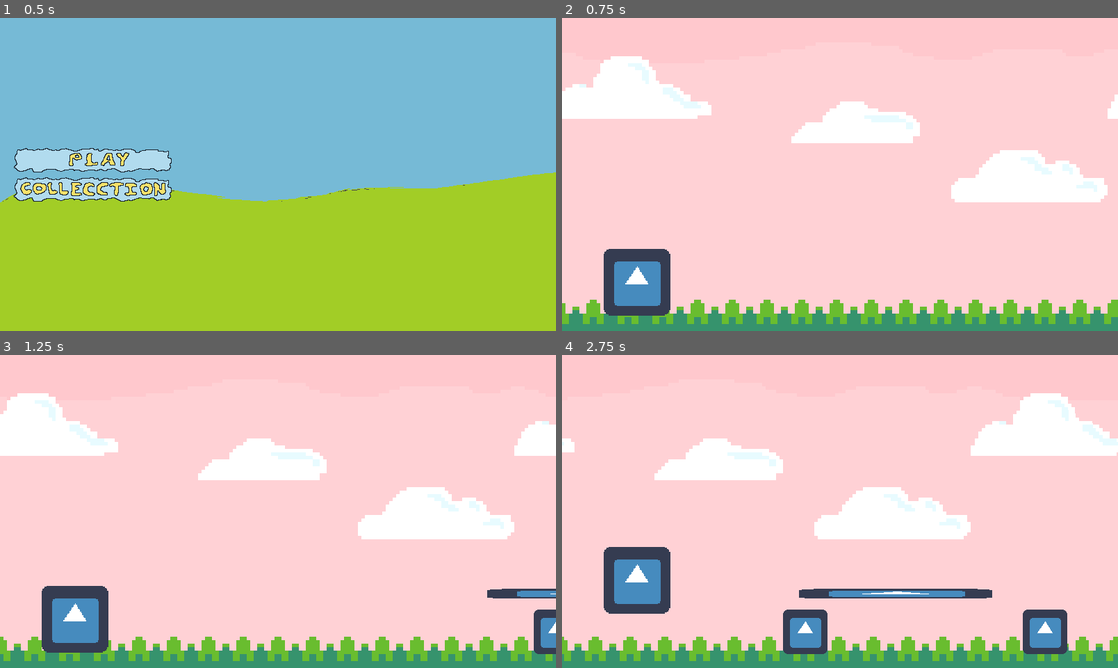
Above: before the commit, frames 1-4 (two rows, left to right).
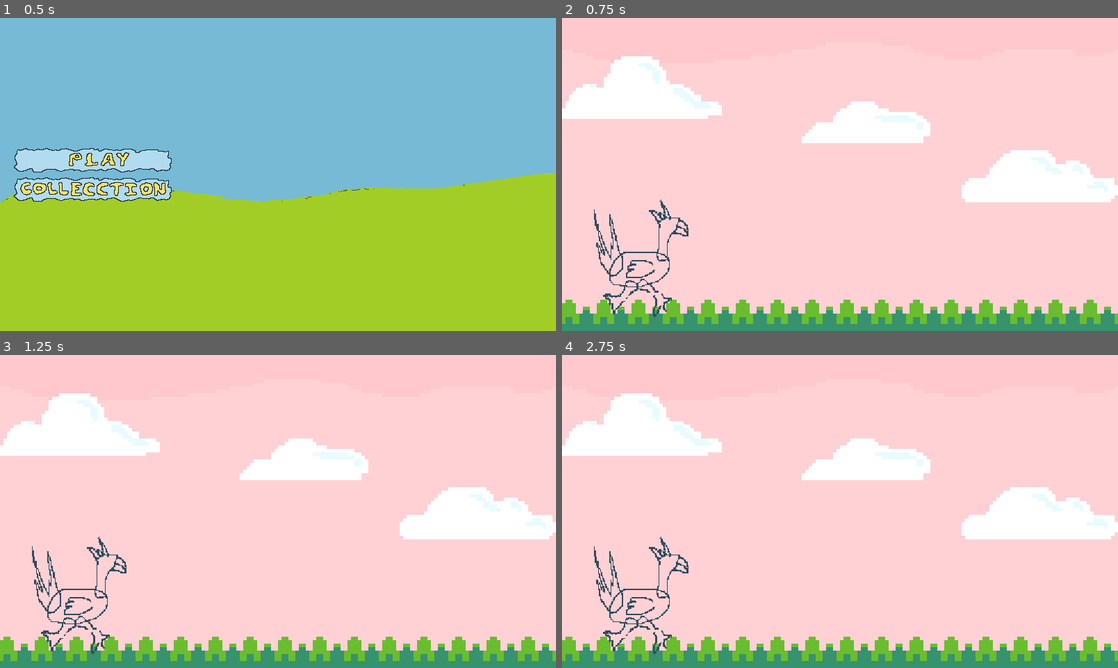
Above: after the commit, the same moments.

Repository: EastolfiGameDev/chic-n-run
Game: Godot game, scene res://scenes/ui/menu/TitleScreen.tscn
Same seed, same stepped clock (60 frames per second), same inputs: the game is played once before the commit and once after it. The engine's default icon, where the game draws it, is replaced by a stand-in: a white triangle on a blue panel in a dark square.
Inputs (mouse positions are in pixels of both pictures, inside the frame that each line leads up to):
- Up to frame 1 (0.5 s): no input
- Up to frame 2 (0.75 s): click (656, 158) at 0.5 s
- Up to frame 3 (1.25 s): no input
- Up to frame 4 (2.75 s): hold Ctrl (crouch) 1.28-2.03 s; tap Space (jump) at 1.52, 2.27 s; tap Ctrl (crouch) at 2.1 s

Frame 1 is identical in both runs. In frame 2, 8.9% of the frame differs, in the area x 0-100%, y 12-98%; in frame 3, 15%; in frame 4, 28%.

Commit message:
fix(player): return the player to its position after moved Fixes #8

Diff:
--- a/scenes/characters/player/Player.gd
+++ b/scenes/characters/player/Player.gd
@@ -12,22 +12,29 @@
 var motion := Vector2.ZERO
 var is_on_air := false
 var is_crouch_registered := false
+var initial_position: Vector2
 
-onready var collision_shape: CollisionShape2D = $CollisionShape2D
+#onready var collision_shape: CollisionShape2D = $CollisionShape2D
+onready var animation: AnimationPlayer = $AnimationPlayer
 
 func _ready() -> void:
     randomize()
 
-    # Count down -> activate scroll
-    yield(get_tree().create_timer(1.0), "timeout")
-    _change_state(STATES.RUN)
+    initial_position = position
+
+    Game.connect("scroll_started", self, "on_Game_scroll_started")
+    set_process(false)
 
 func _physics_process(delta: float) -> void:
     move_and_slide(motion, UP)
     _apply_gravity()
     _check_state()
+    _check_position()
 
 func _input(event: InputEvent) -> void:
+    if state == STATES.IDLE:
+        return
+
     if state != STATES.CROUCH:
         if state != STATES.JUMP and event.is_action_pressed("jump"):
             _change_state(STATES.JUMP)
@@ -55,6 +62,7 @@
     match new_state:
         STATES.RUN:
             is_on_air = false
+            animation.play("run")
         STATES.JUMP:
             motion.y -= JUMP_SPEED
             yield(get_tree(), "idle_frame")
@@ -80,6 +88,10 @@
         _:
             _change_state(STATES.IDLE)
 
+func _check_position():
+    if position.x < initial_position.x:
+        position.x += 5
+
 func _state_idle() -> void:
     pass
 
@@ -93,10 +105,17 @@
 func _state_crouch() -> void:
     pass
 
+# Change to enable / disable de collition
 func _shrink_collision() -> void:
-    collision_shape.shape.extents.y = 15
-    collision_shape.position.y = 15
+    pass
+#    collision_shape.shape.extents.y = 15
+#    collision_shape.position.y = 15
 
 func _expand_collision() -> void:
-    collision_shape.shape.extents.y = 30
-    collision_shape.position.y = 0
+    pass
+#    collision_shape.shape.extents.y = 30
+#    collision_shape.position.y = 0
+
+func on_Game_scroll_started():
+    set_process(true)
+    _change_state(STATES.RUN)
--- a/scenes/characters/player/Player.tscn
+++ b/scenes/characters/player/Player.tscn
@@ -1,16 +1,34 @@
 [gd_scene load_steps=4 format=2]
 
-[ext_resource path="res://icon.png" type="Texture" id=1]
+[ext_resource path="res://assets/sprites/characters/player/player.png" type="Texture" id=1]
 [ext_resource path="res://scenes/characters/player/Player.gd" type="Script" id=2]
 
-[sub_resource type="RectangleShape2D" id=1]
-extents = Vector2( 30, 30 )
+[sub_resource type="Animation" id=1]
+resource_name = "run"
+length = 0.8
+loop = true
+tracks/0/type = "value"
+tracks/0/path = NodePath("Sprite:frame")
+tracks/0/interp = 1
+tracks/0/loop_wrap = true
+tracks/0/imported = false
+tracks/0/enabled = true
+tracks/0/keys = {
+"times": PoolRealArray( 0, 0.1, 0.2, 0.3, 0.4, 0.5, 0.6, 0.7 ),
+"transitions": PoolRealArray( 1, 1, 1, 1, 1, 1, 1, 1 ),
+"update": 1,
+"values": [ 0, 1, 2, 3, 4, 5, 6, 7 ]
+}
 
 [node name="Player" type="KinematicBody2D"]
 script = ExtResource( 2 )
 
 [node name="Sprite" type="Sprite" parent="."]
 texture = ExtResource( 1 )
+hframes = 8
 
-[node name="CollisionShape2D" type="CollisionShape2D" parent="."]
-shape = SubResource( 1 )
+[node name="CollisionPolygon2D2" type="CollisionPolygon2D" parent="."]
+polygon = PoolVector2Array( 41.9998, -23.7086, 41.9998, -31.6164, 34.318, -40.2019, 23.699, -41.5575, 14.4357, -36.1351, 13.9838, -24.1605, 11.9504, -9.47469, -19.2287, -7.89314, -26.6846, -2.47068, -33.6886, 9.95577, -33.0108, 17.8635, -29.6218, 22.6082, -19.2287, 23.5119, -19.2287, 28.4825, -24.8771, 33.679, -30, 50, -13.354, 50, -17.8731, 40.0052, -11.0951, 26.9009, 0.201721, 26.2231, 2.91295, 35.2606, 0.202, 50, 18.277, 50, 8.3354, 35.0346, 6.75386, 21.4785, 20.5359, 13.5707, 25.7324, 1.14429, 21.4397, -6.76346, 22.5693, -19.4158, 27.314, -26.4199 )
+
+[node name="AnimationPlayer" type="AnimationPlayer" parent="."]
+anims/run = SubResource( 1 )
--- a/scenes/game/Spawner.gd
+++ b/scenes/game/Spawner.gd
@@ -17,6 +17,7 @@
 var max_available_objects: int
 var last_spawn_time_ms: int = 0
 var rand_spawn_wait_ms: int = 0
+var is_running := false
 
 func _ready() -> void:
     var paths: Array = _get_full_paths(path)
@@ -31,6 +32,9 @@
             get_parent().call_deferred("add_child_below_node", self, prop)
 
     max_available_objects = paths.size() * copies_of_each
+
+    Game.connect("scroll_started", self, "on_Game_scroll_started")
+    set_process(false)
 
 func _process(delta: float) -> void:
     var time_diff: int = OS.get_system_time_msecs() - last_spawn_time_ms
@@ -116,3 +120,7 @@
     var texture_height: float = object.get_height()
     var starting_y: float = rand_range(min_y, max_y) - (texture_height / 2)
     return Vector2(starting_x, starting_y)
+
+
+func on_Game_scroll_started():
+    set_process(true)
--- /dev/null
+++ b/scenes/levels/RunLevel.gd
@@ -0,0 +1,8 @@
+extends Node2D
+
+func _ready() -> void:
+    Game.start_countdown()
+
+func _input(event: InputEvent) -> void:
+    if event.is_action_pressed("ui_cancel"):
+        get_tree().call_group("HUD", "pause")
--- a/scenes/levels/grass/GrassLevel.tscn
+++ b/scenes/levels/grass/GrassLevel.tscn
@@ -1,18 +1,21 @@
-[gd_scene load_steps=5 format=2]
+[gd_scene load_steps=7 format=2]
 
 [ext_resource path="res://scenes/characters/player/Player.tscn" type="PackedScene" id=1]
 [ext_resource path="res://scenes/world/background/ScrollableBackground.tscn" type="PackedScene" id=2]
 [ext_resource path="res://scenes/game/Spawner.tscn" type="PackedScene" id=3]
+[ext_resource path="res://scenes/levels/RunLevel.gd" type="Script" id=4]
+[ext_resource path="res://scenes/ui/hud/HUD.tscn" type="PackedScene" id=5]
 
 [sub_resource type="RectangleShape2D" id=1]
 extents = Vector2( 387.87, 10 )
 
 [node name="GrassLevel" type="Node2D"]
+script = ExtResource( 4 )
 
 [node name="ScrollableBackground" parent="." instance=ExtResource( 2 )]
 
 [node name="Player" parent="." instance=ExtResource( 1 )]
-position = Vector2( 107.669, 374.361 )
+position = Vector2( 117.669, 329.361 )
 scale = Vector2( 1.5, 1.5 )
 collision_layer = 2
 
@@ -23,13 +26,15 @@
 [node name="CollisionShape" type="CollisionShape2D" parent="Ground"]
 shape = SubResource( 1 )
 
-[node name="Spawner" parent="." instance=ExtResource( 3 )]
-path = "res://scenes/world/props/Enemy.tscn"
+[node name="SpawnerGround" parent="." instance=ExtResource( 3 )]
+path = "res://scenes/world/props/ground/"
 
-[node name="SpawnerMedium" parent="." instance=ExtResource( 3 )]
-path = "res://scenes/world/props/Platform.tscn"
+[node name="SpawnerFlying" parent="." instance=ExtResource( 3 )]
+path = "res://scenes/world/props/flying/"
 min_y = 350
 max_y = 350
 object_velocity = 4
 min_spawn_wait_ms = 2000
 max_spawn_wait_ms = 5000
+
+[node name="HUD" parent="." instance=ExtResource( 5 )]
--- a/scenes/world/background/ScrollableBackground.gd
+++ b/scenes/world/background/ScrollableBackground.gd
@@ -7,25 +7,29 @@
 onready var speed_inc_timer: Timer = $SpeedIncrementTimer
 
 var texture_width: float
+var speed: float = 0.0
 
 func _ready():
     texture_width = sprite_left.texture.get_size().x * sprite_left.scale.x
 
-    speed_inc_timer.start(2.0)
+    Game.connect("scroll_started", self, "on_Game_scroll_started")
+
+#    speed_inc_timer.start(2.0)
 
 func _physics_process(delta):
-    sprite_left.position.x += scroll_speed
+    sprite_left.position.x += speed
 
     if sprite_left.position.x < -texture_width:
         sprite_left.position.x += 2 * texture_width
 
-    sprite_right.position.x += scroll_speed
+    sprite_right.position.x += speed
 
     if sprite_right.position.x < -texture_width:
         sprite_right.position.x += 2 * texture_width
 
 
-
+func on_Game_scroll_started() -> void:
+    speed = scroll_speed
 
 func _on_SpeedIncrementTimer_timeout() -> void:
     scroll_speed *= 2
--- a/scenes/world/props/Platform.tscn
+++ b/scenes/world/props/flying/FloatingEye.tscn
@@ -4,14 +4,14 @@
 [ext_resource path="res://scenes/world/props/Enemy.gd" type="Script" id=2]
 
 [sub_resource type="RectangleShape2D" id=1]
-extents = Vector2( 138.656, 5.92434 )
+extents = Vector2( 14.9419, 15.0559 )
 
 [node name="Platform" type="StaticBody2D"]
 collision_mask = 0
 script = ExtResource( 2 )
 
 [node name="Sprite" type="Sprite" parent="."]
-scale = Vector2( 4.35276, 0.211174 )
+scale = Vector2( 0.5, 0.5 )
 texture = ExtResource( 1 )
 
 [node name="CollisionShape2D" type="CollisionShape2D" parent="."]
Binary file added: assets/sprites/characters/player/player.png
Not shown, added: assets/sprites/characters/player/player.png.import
Renamed: scenes/world/props/Enemy.tscn -> scenes/world/props/ground/Cactus.tscn
